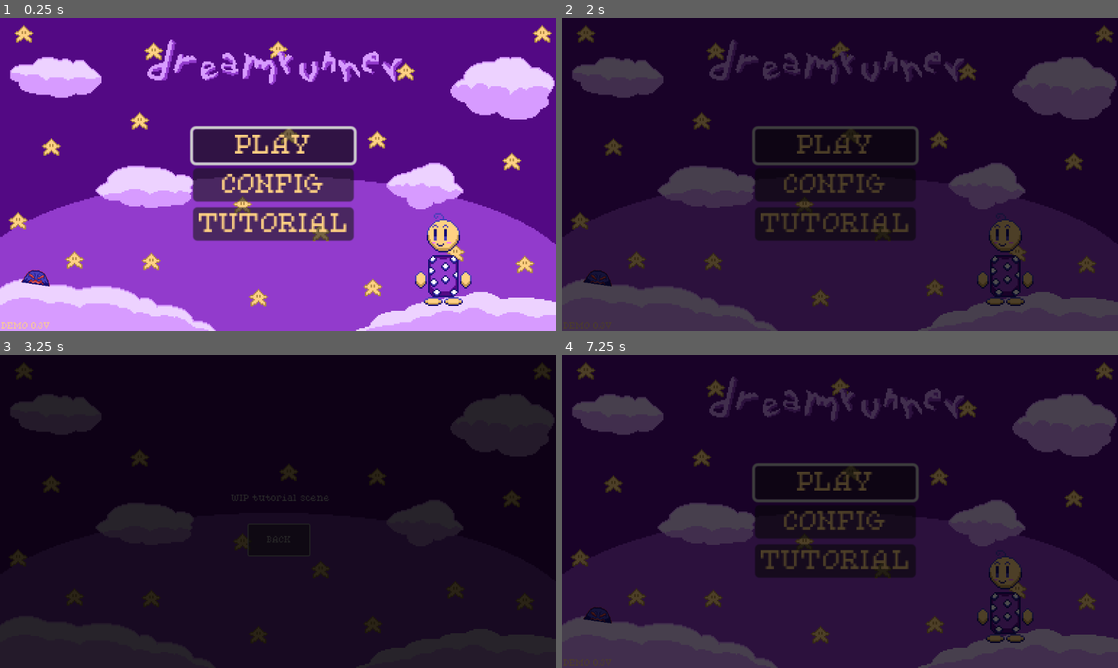
Above: before the commit, frames 1-4 (two rows, left to right).
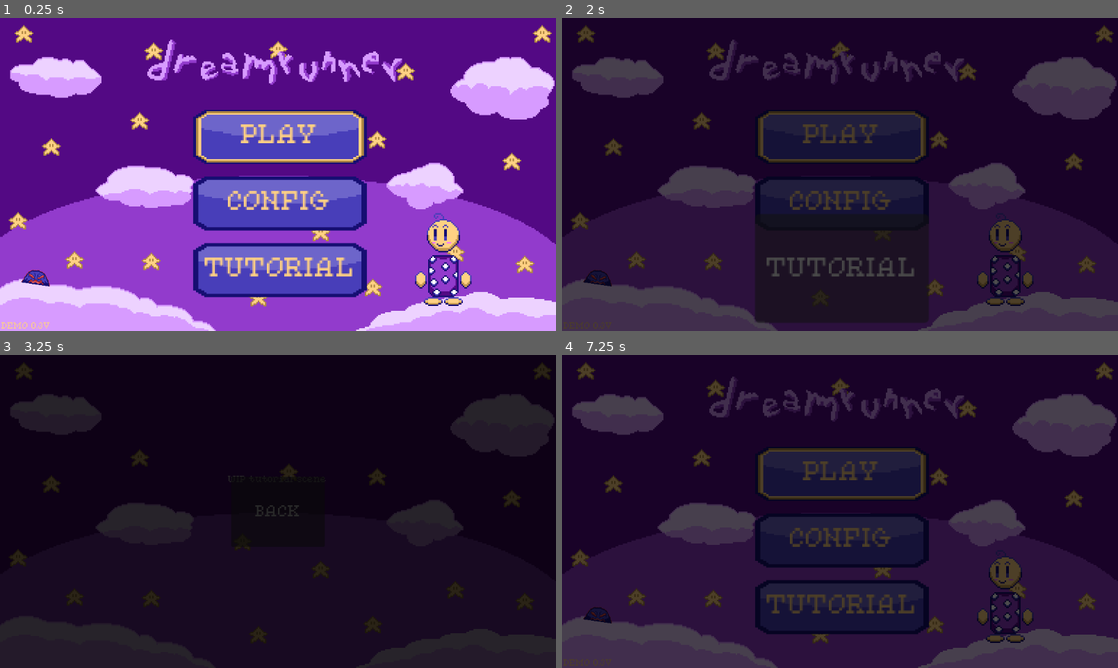
Above: after the commit, the same moments.

Repository: jacio-m/DreamRunner
Game: Godot game, scene res://HUD/main_menu.tscn
The game is run twice, just before and just after one commit, with the same random seed, the same clock (stepped at 60 frames per second) and the same inputs.
Inputs:
- Up to frame 1 (0.25 s): no input
- Up to frame 2 (2 s): click "CONFIG" at 0.5 s; click "BACK" at 1.25 s
- Up to frame 3 (3.25 s): click "TUTORIAL" at 2 s; click "BACK" at 2.75 s
- Up to frame 4 (7.25 s): click "PLAY" at 3.5 s; tap Enter (ui_accept) at 4.25, 4.52, 5.27 s; hold Right (ui_right) 4.28-5.78 s; hold Left (ui_left) 5.78-6.5 s; click "MAIN MENU" at 6.5 s

The runs differ from the first frame. In frame 1, 18% of the frame differs, in the area x 34-66%, y 29-90%; in frame 2, 16%; in frame 3, 0.2%; in frame 4, 11%.

Commit message:
Buttons Texture Almost Done
The buttons textures are now working on the main menu, on the tutorial scene and on the config scene. Now I just need to implement on the main level for the restart and main menu buttons.

Diff:
--- a/HUD/config_screen.gd
+++ b/HUD/config_screen.gd
@@ -5,5 +5,8 @@
 	$BackButton.pressed.connect(main_menu)
 
 func main_menu():
+	$"EnterSound".play()
 	$BackButton.release_focus()
+	var pressed_style = $BackButton.get("theme_override_styles/pressed")
+	$BackButton.add_theme_stylebox_override("normal", pressed_style)
 	FadeAnimation.fade_to_scene("res://HUD/main_menu.tscn")
--- a/HUD/config_screen.tscn
+++ b/HUD/config_screen.tscn
@@ -6,6 +6,7 @@
 [ext_resource type="Texture2D" uid="uid://dr4fjb7r0dc2m" path="res://HUD/Sprites/button_idle.png" id="4_nvavp"]
 [ext_resource type="Texture2D" uid="uid://c83ieknepnjjf" path="res://HUD/Sprites/button_pressed.png" id="5_wiqho"]
 [ext_resource type="Texture2D" uid="uid://6wtaq3o10dqt" path="res://HUD/Sprites/button_focused.png" id="6_uqe8c"]
+[ext_resource type="AudioStream" uid="uid://cgcxbnq8no005" path="res://Sounds/shine-4-268912.mp3" id="7_wiqho"]
 
 [sub_resource type="StyleBoxTexture" id="StyleBoxTexture_nvavp"]
 texture = ExtResource("6_uqe8c")
@@ -25,19 +26,39 @@
 centered = false
 
 [node name="Label" type="Label" parent="."]
-offset_left = 489.0
-offset_top = 325.0
-offset_right = 613.0
-offset_bottom = 348.0
+anchors_preset = 5
+anchor_left = 0.5
+anchor_right = 0.5
+offset_left = -88.0
+offset_top = 199.0
+offset_right = 91.0
+offset_bottom = 222.0
+grow_horizontal = 2
 theme_override_fonts/font = ExtResource("3_lul8w")
 text = "WIP config menu"
 
 [node name="BackButton" type="Button" parent="."]
-offset_left = 494.0
-offset_top = 353.0
-offset_right = 673.0
-offset_bottom = 478.0
+anchors_preset = 8
+anchor_left = 0.5
+anchor_top = 0.5
+anchor_right = 0.5
+anchor_bottom = 0.5
+offset_left = -97.0
+offset_top = -72.5
+offset_right = 97.0
+offset_bottom = 72.5
+grow_horizontal = 2
+grow_vertical = 2
+theme_override_colors/font_color = Color(1, 0.819608, 0.513726, 1)
+theme_override_colors/font_focus_color = Color(1, 0.819608, 0.513726, 1)
+theme_override_colors/font_pressed_color = Color(1, 0.819608, 0.513726, 1)
+theme_override_fonts/font = ExtResource("3_lul8w")
+theme_override_font_sizes/font_size = 30
 theme_override_styles/focus = SubResource("StyleBoxTexture_nvavp")
 theme_override_styles/pressed = SubResource("StyleBoxTexture_wiqho")
 theme_override_styles/normal = SubResource("StyleBoxTexture_uqe8c")
 text = "BACK"
+
+[node name="EnterSound" type="AudioStreamPlayer" parent="."]
+stream = ExtResource("7_wiqho")
+pitch_scale = 2.99
--- a/HUD/main_menu.tscn
+++ b/HUD/main_menu.tscn
@@ -12,7 +12,10 @@
 [ext_resource type="Texture2D" uid="uid://c7cwnnnifrnu5" path="res://Player/Idle Animation/child_idle4.png" id="5_qvokx"]
 [ext_resource type="Texture2D" uid="uid://b85m4btt0vx5h" path="res://HUD/Sprites/menu_title3.png" id="5_xudqj"]
 [ext_resource type="Script" uid="uid://bdq5iqqq4egxr" path="res://HUD/menu_buttons.gd" id="6_qs2e7"]
+[ext_resource type="Texture2D" uid="uid://dr4fjb7r0dc2m" path="res://HUD/Sprites/button_idle.png" id="7_gf600"]
 [ext_resource type="FontFile" uid="uid://eiv0e5a5eppv" path="res://HUD/Fonts/PixelatedEleganceRegular-ovyAA.ttf" id="7_xudqj"]
+[ext_resource type="Texture2D" uid="uid://c83ieknepnjjf" path="res://HUD/Sprites/button_pressed.png" id="8_tukxf"]
+[ext_resource type="Texture2D" uid="uid://6wtaq3o10dqt" path="res://HUD/Sprites/button_focused.png" id="9_rdytk"]
 [ext_resource type="AudioStream" uid="uid://xp7up1ii6a52" path="res://Sounds/shine-2-268904.mp3" id="14_c5h8u"]
 [ext_resource type="AudioStream" uid="uid://cgcxbnq8no005" path="res://Sounds/shine-4-268912.mp3" id="15_64i8y"]
 
@@ -33,6 +36,33 @@
 "speed": 7.0
 }]
 
+[sub_resource type="StyleBoxTexture" id="StyleBoxTexture_gf600"]
+texture = ExtResource("9_rdytk")
+
+[sub_resource type="StyleBoxTexture" id="StyleBoxTexture_tukxf"]
+texture = ExtResource("8_tukxf")
+
+[sub_resource type="StyleBoxTexture" id="StyleBoxTexture_rdytk"]
+texture = ExtResource("7_gf600")
+
+[sub_resource type="StyleBoxTexture" id="StyleBoxTexture_4rt0k"]
+texture = ExtResource("9_rdytk")
+
+[sub_resource type="StyleBoxTexture" id="StyleBoxTexture_4bpgo"]
+texture = ExtResource("8_tukxf")
+
+[sub_resource type="StyleBoxTexture" id="StyleBoxTexture_t7sjn"]
+texture = ExtResource("7_gf600")
+
+[sub_resource type="StyleBoxTexture" id="StyleBoxTexture_7cs82"]
+texture = ExtResource("9_rdytk")
+
+[sub_resource type="StyleBoxTexture" id="StyleBoxTexture_j7typ"]
+texture = ExtResource("8_tukxf")
+
+[sub_resource type="StyleBoxTexture" id="StyleBoxTexture_ouis3"]
+texture = ExtResource("7_gf600")
+
 [sub_resource type="SpriteFrames" id="SpriteFrames_6co8s"]
 animations = [{
 "frames": [{
@@ -85,44 +115,58 @@
 centered = false
 
 [node name="MenuButtons" type="VBoxContainer" parent="."]
+custom_minimum_size = Vector2(120, 0)
 anchors_preset = 8
 anchor_left = 0.5
 anchor_top = 0.5
 anchor_right = 0.5
 anchor_bottom = 0.5
 offset_left = -176.0
-offset_top = -94.0
-offset_right = -65.0
-offset_bottom = 7.0
+offset_top = -194.0
+offset_right = -56.0
+offset_bottom = -27.0
 grow_horizontal = 2
 grow_vertical = 2
 scale = Vector2(3, 3)
 size_flags_horizontal = 4
 size_flags_vertical = 4
+theme_override_constants/separation = -29
 script = ExtResource("6_qs2e7")
 
 [node name="PlayButton" type="Button" parent="MenuButtons"]
+custom_minimum_size = Vector2(0, 75)
 layout_mode = 2
 theme_override_colors/font_color = Color(1, 0.819608, 0.513726, 1)
 theme_override_colors/font_focus_color = Color(1, 0.819608, 0.513726, 1)
 theme_override_colors/font_pressed_color = Color(1, 0.819608, 0.513726, 1)
 theme_override_fonts/font = ExtResource("7_xudqj")
+theme_override_styles/focus = SubResource("StyleBoxTexture_gf600")
+theme_override_styles/pressed = SubResource("StyleBoxTexture_tukxf")
+theme_override_styles/normal = SubResource("StyleBoxTexture_rdytk")
 text = "PLAY"
 
 [node name="ConfigButton" type="Button" parent="MenuButtons"]
+custom_minimum_size = Vector2(0, 75)
 layout_mode = 2
 theme_override_colors/font_color = Color(1, 0.819608, 0.513726, 1)
 theme_override_colors/font_focus_color = Color(1, 0.819608, 0.513726, 1)
 theme_override_colors/font_pressed_color = Color(1, 0.819608, 0.513726, 1)
 theme_override_fonts/font = ExtResource("7_xudqj")
+theme_override_styles/focus = SubResource("StyleBoxTexture_4rt0k")
+theme_override_styles/pressed = SubResource("StyleBoxTexture_4bpgo")
+theme_override_styles/normal = SubResource("StyleBoxTexture_t7sjn")
 text = "CONFIG"
 
 [node name="TutorialButton" type="Button" parent="MenuButtons"]
+custom_minimum_size = Vector2(0, 75)
 layout_mode = 2
 theme_override_colors/font_color = Color(1, 0.819608, 0.513726, 1)
 theme_override_colors/font_focus_color = Color(1, 0.819608, 0.513726, 1)
 theme_override_colors/font_pressed_color = Color(1, 0.819608, 0.513726, 1)
 theme_override_fonts/font = ExtResource("7_xudqj")
+theme_override_styles/focus = SubResource("StyleBoxTexture_7cs82")
+theme_override_styles/pressed = SubResource("StyleBoxTexture_j7typ")
+theme_override_styles/normal = SubResource("StyleBoxTexture_ouis3")
 text = "TUTORIAL"
 
 [node name="ShadowIdle" type="AnimatedSprite2D" parent="."]
--- a/HUD/menu_buttons.gd
+++ b/HUD/menu_buttons.gd
@@ -8,21 +8,30 @@
 
 func play_game():
 	$"../EnterSound".play()
+	$PlayButton.release_focus()
+	var pressed_style = $PlayButton.get("theme_override_styles/pressed")
+	$PlayButton.add_theme_stylebox_override("normal", pressed_style)
 	FadeAnimation.fade_to_scene("res://Levels/Scenes/main.tscn")
 
 func config_scene():
 	$"../EnterSound".play()
+	$ConfigButton.release_focus()
+	var pressed_style = $ConfigButton.get("theme_override_styles/pressed")
+	$ConfigButton.add_theme_stylebox_override("normal", pressed_style)
 	FadeAnimation.fade_to_scene("res://HUD/config_screen.tscn")
 
 func tutorial_scene():
 	$"../EnterSound".play()
+	$TutorialButton.release_focus()
+	var pressed_style = $TutorialButton.get("theme_override_styles/pressed")
+	$TutorialButton.add_theme_stylebox_override("normal", pressed_style)
 	FadeAnimation.fade_to_scene("res://HUD/tutorial.tscn")
 
 func _on_play_button_focus_entered():
 	$"../SelectingSound".play()
 
-func _on_config_button_focus_entered():
+func _on_config_button_focus_entered() -> void:
 	$"../SelectingSound".play()
 
-func _on_tutorial_button_focus_entered():
+func _on_tutorial_button_focus_entered() -> void:
 	$"../SelectingSound".play()
--- a/HUD/tutorial.tscn
+++ b/HUD/tutorial.tscn
@@ -1,8 +1,21 @@
-[gd_scene load_steps=4 format=3 uid="uid://bcaxvcr3gedc"]
+[gd_scene load_steps=11 format=3 uid="uid://bcaxvcr3gedc"]
 
 [ext_resource type="Script" uid="uid://bq5qravcbtof0" path="res://tutorial.gd" id="1_3e5vs"]
 [ext_resource type="Texture2D" uid="uid://c4dofmepmfprr" path="res://HUD/Sprites/main_menu1.png" id="2_bn36r"]
 [ext_resource type="FontFile" uid="uid://eiv0e5a5eppv" path="res://HUD/Fonts/PixelatedEleganceRegular-ovyAA.ttf" id="3_bir4d"]
+[ext_resource type="Texture2D" uid="uid://6wtaq3o10dqt" path="res://HUD/Sprites/button_focused.png" id="4_g887x"]
+[ext_resource type="Texture2D" uid="uid://c83ieknepnjjf" path="res://HUD/Sprites/button_pressed.png" id="5_1t327"]
+[ext_resource type="Texture2D" uid="uid://dr4fjb7r0dc2m" path="res://HUD/Sprites/button_idle.png" id="6_horc1"]
+[ext_resource type="AudioStream" uid="uid://cgcxbnq8no005" path="res://Sounds/shine-4-268912.mp3" id="7_8w4f8"]
+
+[sub_resource type="StyleBoxTexture" id="StyleBoxTexture_gjqde"]
+texture = ExtResource("4_g887x")
+
+[sub_resource type="StyleBoxTexture" id="StyleBoxTexture_vvalj"]
+texture = ExtResource("5_1t327")
+
+[sub_resource type="StyleBoxTexture" id="StyleBoxTexture_62lem"]
+texture = ExtResource("6_horc1")
 
 [node name="Tutorial" type="Node"]
 script = ExtResource("1_3e5vs")
@@ -13,17 +26,39 @@
 centered = false
 
 [node name="Label" type="Label" parent="."]
-offset_left = 479.0
-offset_top = 289.0
-offset_right = 684.0
-offset_bottom = 313.0
+anchors_preset = 5
+anchor_left = 0.5
+anchor_right = 0.5
+offset_left = -104.0
+offset_top = 250.0
+offset_right = 101.0
+offset_bottom = 274.0
+grow_horizontal = 2
 theme_override_fonts/font = ExtResource("3_bir4d")
 text = "WIP tutorial scene"
 
 [node name="BackButton" type="Button" parent="."]
-offset_left = 515.0
-offset_top = 351.0
-offset_right = 641.0
-offset_bottom = 415.0
+anchors_preset = 8
+anchor_left = 0.5
+anchor_top = 0.5
+anchor_right = 0.5
+anchor_bottom = 0.5
+offset_left = -97.0
+offset_top = -72.5
+offset_right = 97.0
+offset_bottom = 72.5
+grow_horizontal = 2
+grow_vertical = 2
+theme_override_colors/font_color = Color(1, 0.819608, 0.513726, 1)
+theme_override_colors/font_focus_color = Color(1, 0.819608, 0.513726, 1)
+theme_override_colors/font_pressed_color = Color(1, 0.819608, 0.513726, 1)
 theme_override_fonts/font = ExtResource("3_bir4d")
+theme_override_font_sizes/font_size = 30
+theme_override_styles/focus = SubResource("StyleBoxTexture_gjqde")
+theme_override_styles/pressed = SubResource("StyleBoxTexture_vvalj")
+theme_override_styles/normal = SubResource("StyleBoxTexture_62lem")
 text = "BACK"
+
+[node name="EnterSound" type="AudioStreamPlayer" parent="."]
+stream = ExtResource("7_8w4f8")
+pitch_scale = 2.99
--- a/tutorial.gd
+++ b/tutorial.gd
@@ -5,4 +5,8 @@
 	$BackButton.pressed.connect(main_menu)
 
 func main_menu():
+	$"EnterSound".play()
+	$BackButton.release_focus()
+	var pressed_style = $BackButton.get("theme_override_styles/pressed")
+	$BackButton.add_theme_stylebox_override("normal", pressed_style)
 	FadeAnimation.fade_to_scene("res://HUD/main_menu.tscn")
Binary file changed: HUD/Sprites/button_pressed.png
Not shown: 1 places in HUD/config_screen.tscn that only renumber resources
Not shown: 1 places in HUD/main_menu.tscn that only renumber resources
